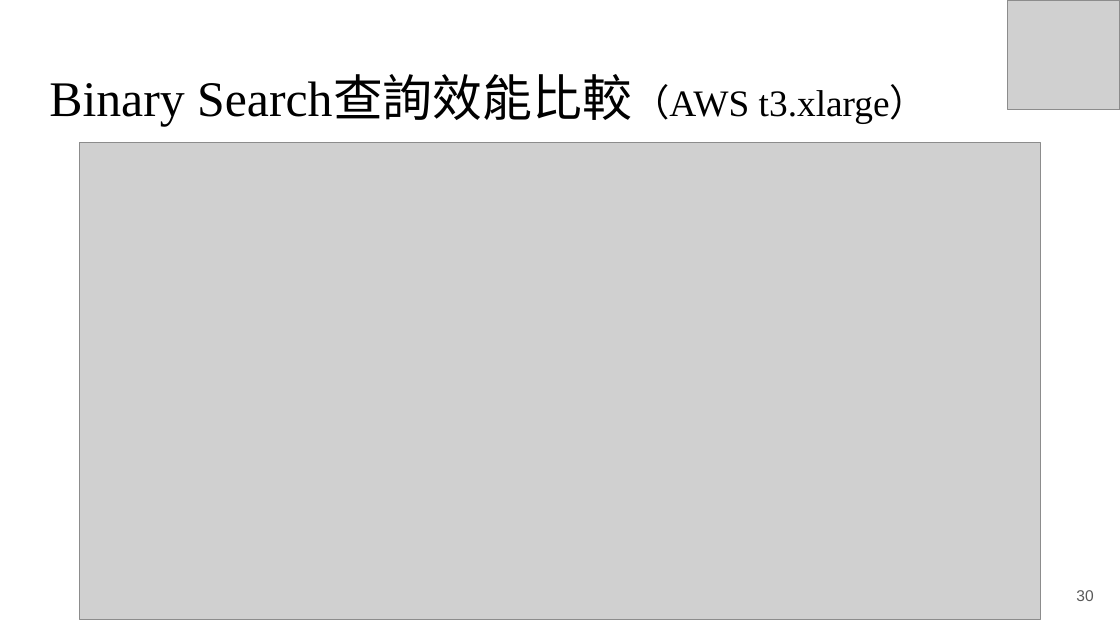
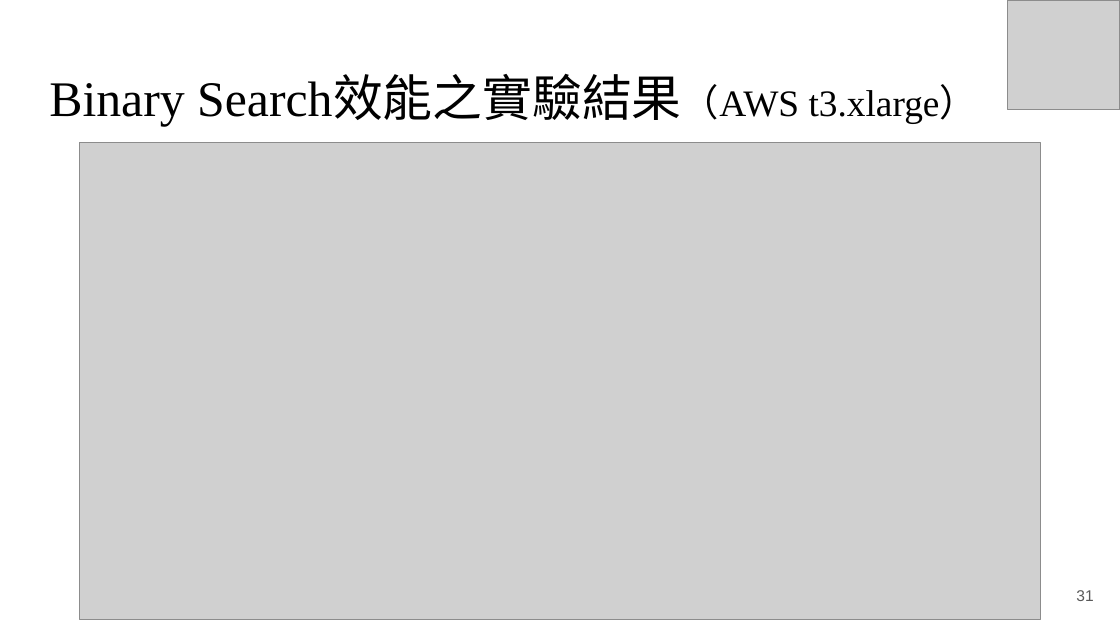
Before and after one commit to RyuChu/A-Decentralized-Digital-Currency-Tracing-Service, a slide deck: slide 31 of Documents/論文簡報_V3.pptx (slide 30 before the commit). Drawn at 1120x630 pixels with LibreOffice and Linux fonts; fonts in the diff are those of the drawing; grey boxes stand for pictures. Boxes give left, top, right and bottom in pixels: in the first picture for what was removed or moved away, otherwise in the second. Text is boxed around its words. In the diff, an @@ line names an element or a change of style, - is before the commit and + after.

```diff
--- a/Documents/論文簡報_V3.pptx
+++ b/Documents/論文簡報_V3.pptx
@@ title at (49,77,977,126): text changed @@
-Binary Search查詢效能比較（AWS t3.xlarge）
+Binary Search效能之實驗結果（AWS t3.xlarge）
@@ page number at (1076,590,1093,601): text changed @@
-30
+31
```
Also in this commit, not shown: 13 other slides changed, 1 slide added.
